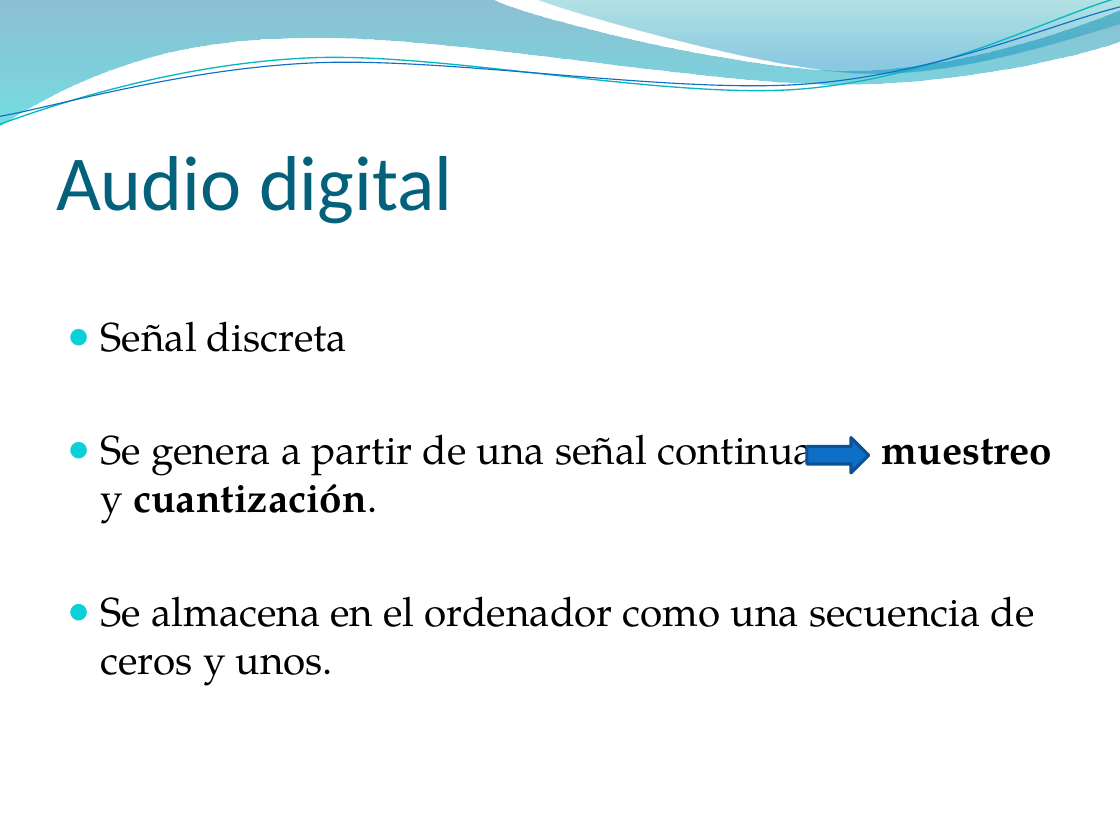
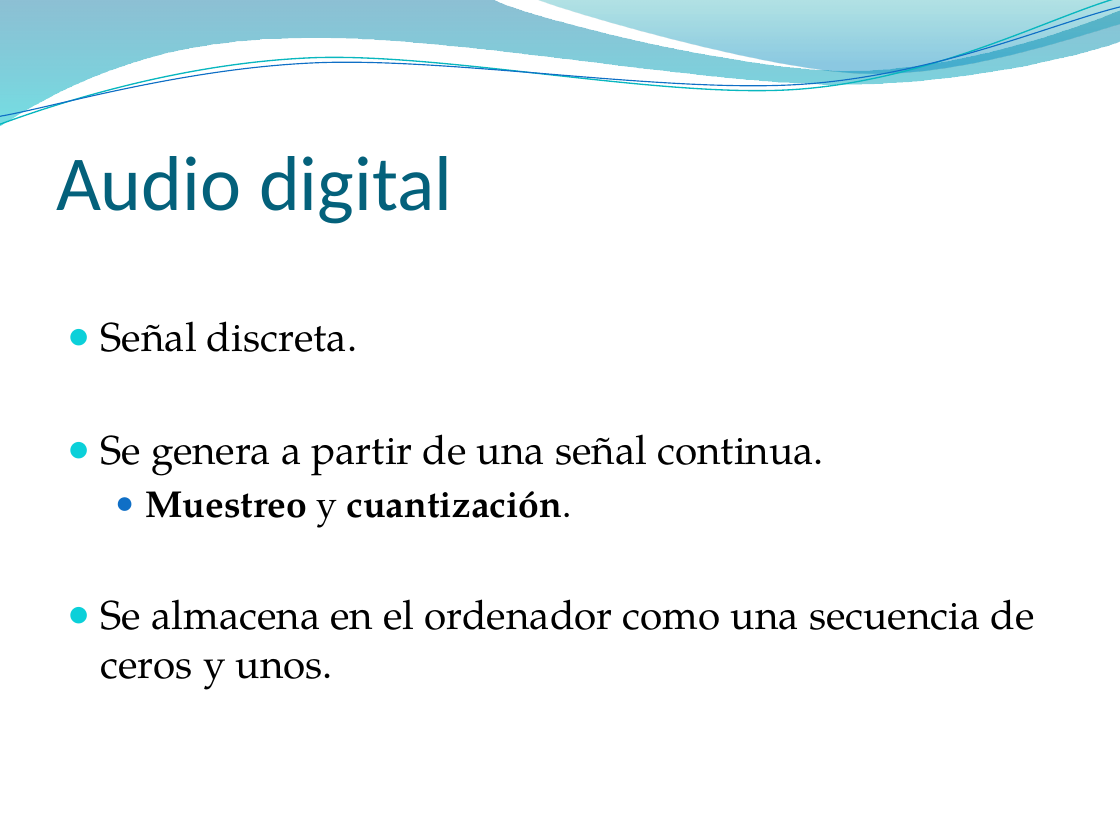
Before and after one commit to pasruiben/esteganografia-criptografia, a slide deck: slide 9 of doc/Ocultar datos en archivos de sonido.pptx (slide 11 before the commit). Drawn at 1120x840 pixels with LibreOffice and Linux fonts; fonts in the diff are those of the drawing; background and template pictures are left out. Boxes give left, top, right and bottom in pixels: in the first picture for what was removed or moved away, otherwise in the second. Text is boxed around its words. In the diff, an @@ line names an element or a change of style, - is before the commit and + after.

```diff
--- a/doc/Ocultar datos en archivos de sonido.pptx
+++ b/doc/Ocultar datos en archivos de sonido.pptx
@@ text at (x1=101, y1=321, x2=824, y2=528): text changed @@
-● Señal discreta
-● Se genera a partir de una señal continua muestreo y cuantización.
+● Señal discreta.
+● Se genera a partir de una señal continua.
+  ● Muestreo y cuantización.
@@ right arrow removed at (x1=806, y1=438, x2=868, y2=473) @@
```
Also in this commit, not shown: 32 other slides changed, 4 slides added, 4 slides removed.
